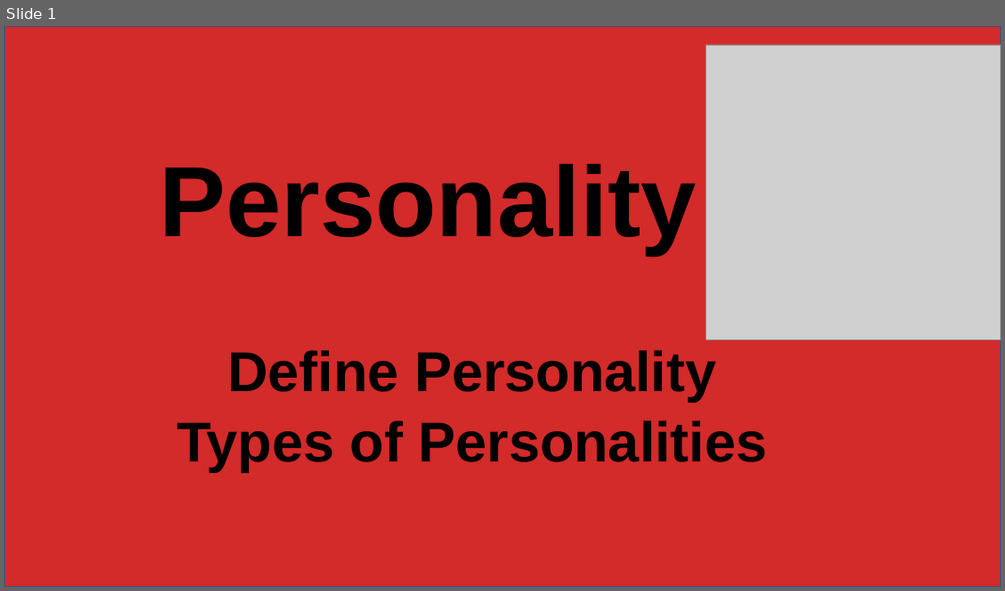
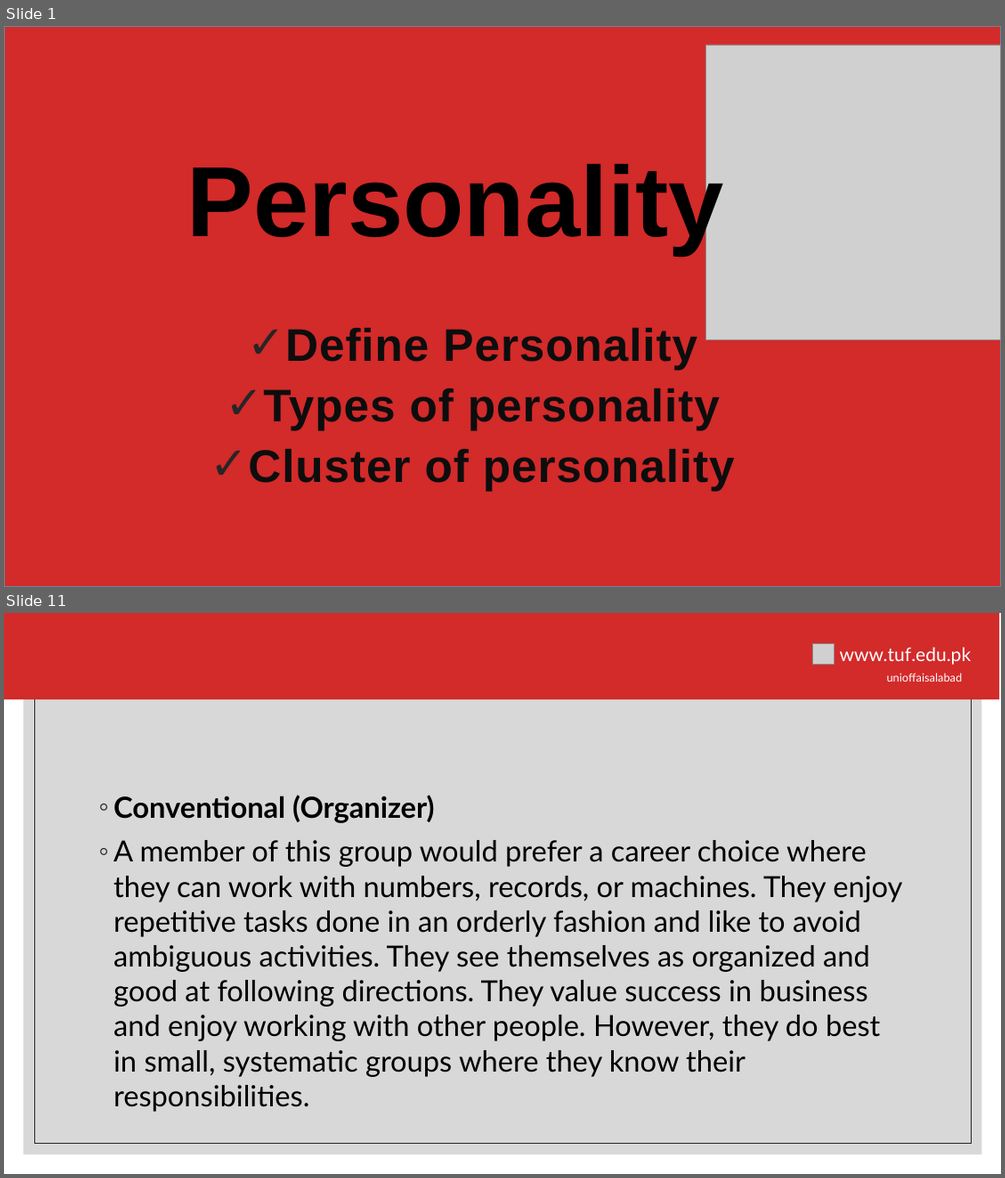
Before and after one commit to hamnasz/Semester-IV, a slide deck: Psychology/Mids/Slides/Lecture # 6.pptx. Shown one above the other, each under a label of ours: slide 1 before the commit, slides 1 and 11 after it; the slides between them are not shown. The pictures are 1005x591 and 1005x1178 pixels, drawn with LibreOffice and Linux fonts; fonts in the diff are those of the drawing; grey boxes stand for pictures; background and template pictures are left out. Boxes give left, top, right and bottom in pixels: in the first picture for what was removed or moved away, otherwise in the second. Text is boxed around its words. In the diff, an @@ line names an element or a change of style, - is before the commit and + after.

```diff
--- a/Psychology/Mids/Slides/Lecture # 6.pptx
+++ b/Psychology/Mids/Slides/Lecture # 6.pptx
@@ slide 11 added at (4, 613, 1001, 1174), background #FFFFFF @@
@@ rectangle added at (24, 633, 982, 1154), fill #BFBFBF at 60% opacity @@
@@ rectangle added at (34, 643, 971, 1143), outline #262626 0.5 pt @@
@@ group added at (4, 613, 999, 699): 2 texts, 1 rectangle, 1 picture @@
+unioffaisalabad
+www.tuf.edu.pk
@@ text added at (113, 795, 902, 1111), 28 pt, text #000000 @@
+◦ Conventional (Organizer)
+◦ A member of this group would prefer a career choice where they can work with numbers, records, or machines. They enjoy repetitive tasks done in an orderly fashion and like to avoid ambiguous activities. They see themselves as organized and good at following directions. They value success in business and enjoy working with other people. However, they do best in small, systematic groups where they know their responsibilities.
@@ slide 1 changed as well @@
@@ rectangle at (4, 26, 1001, 587): outline #325491 1 pt to #6D879B 1 pt @@
@@ rectangle added at (111, 130, 894, 483), fill #FFFFFF @@
@@ text "Personality" rewrapped from (160, 164, 696, 254) to (187, 157, 724, 254) @@
@@ subtitle "Define Personality": place and size @@
-subtitle "Define Personality" at (177, 350, 768, 472)
+subtitle "Define Personality" at (248, 328, 735, 491)
@@ subtitle at (285, 328, 697, 370): size 54 to 44 pt, text colour #000000 to #0D0D0D, letter spacing 0 to 0.8 pt in "Define Personality"; bullet none to ✓; line spacing 0.9 to 1.1; less space between paragraphs @@
@@ subtitle at (248, 388, 735, 491): text changed; size 54 to 44 pt; text colour #000000 to #0D0D0D @@
-Types of Personalities
+✓ Types of personality
+✓ Cluster of personality
```
Also in this commit, not shown: 2 other slides changed, 8 other slides added, 9 slides removed, 4 other files.
